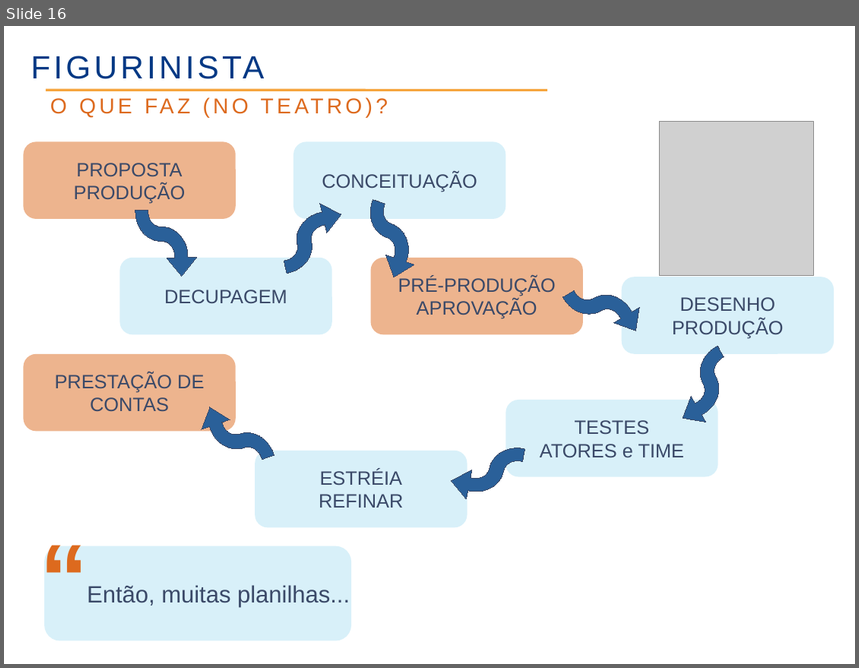
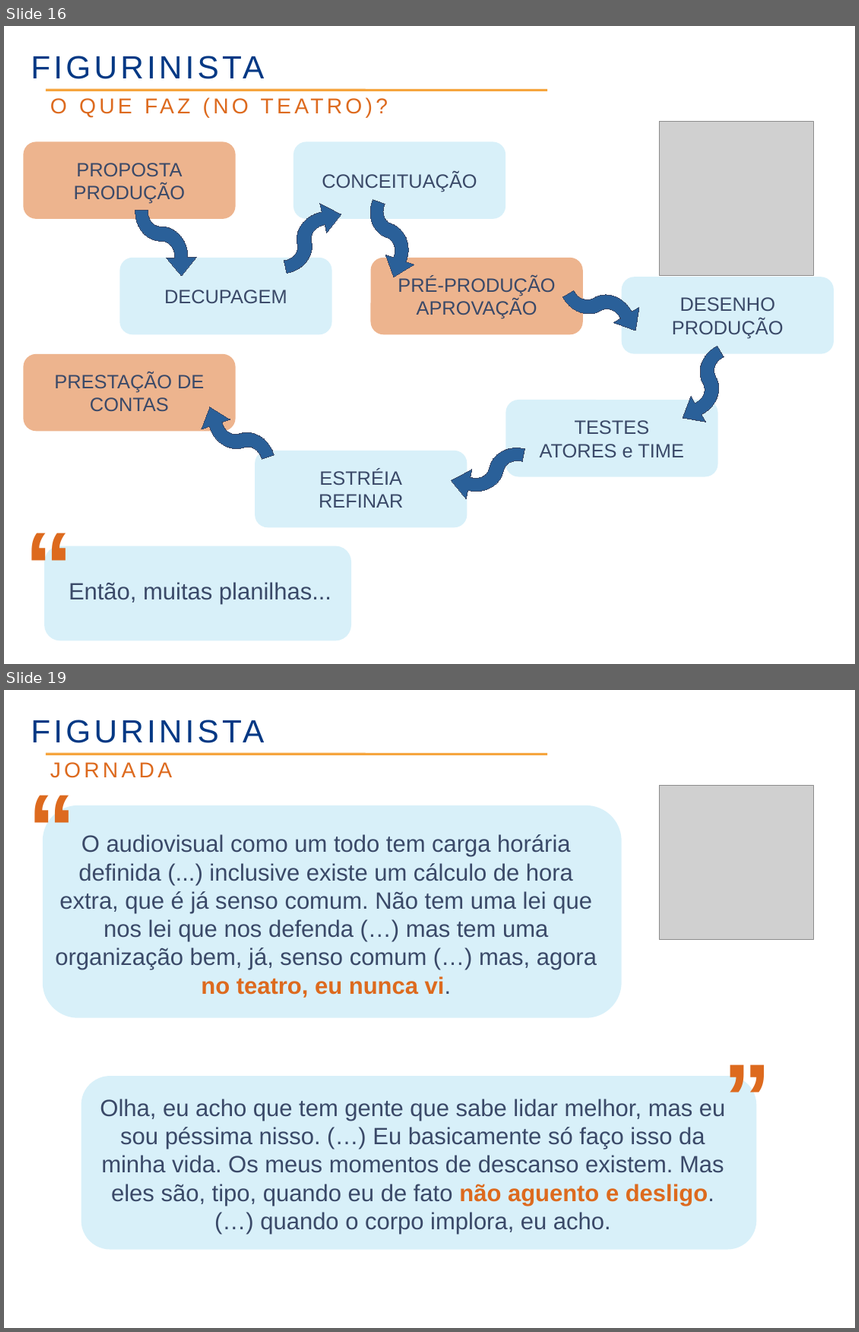
Before and after one commit to rzuquim/pos-rh, a slide deck: 02_abordagens_em_pot/seminario.odp. Shown one above the other, each under a label of ours: slide 16 before the commit, slides 16 and 19 after it; the slides between them are not shown. The pictures are 859x668 and 859x1332 pixels, drawn with LibreOffice and Linux fonts; fonts in the diff are those of the drawing; grey boxes stand for pictures; background and template pictures are left out. Boxes give left, top, right and bottom in pixels: in the first picture for what was removed or moved away, otherwise in the second. Text is boxed around its words. In the diff, an @@ line names an element or a change of style, - is before the commit and + after.

```diff
--- a/02_abordagens_em_pot/seminario.odp
+++ b/02_abordagens_em_pot/seminario.odp
@@ slide 19 added at <box>4,690,855,1328</box>, background picture (left out) @@
@@ text added at <box>31,720,264,743</box>, 30 pt, text #023884 @@
+FIGURINISTA
@@ line added from (46, 754) to (547, 754), #F6A53E 2.15 pt @@
@@ text added at <box>20,762,84,885</box>, 90 pt, text #DD6A1E, bold @@
+“
@@ text added at <box>50,762,172,778</box>, 20 pt, text #DD6A1E @@
+JORNADA
@@ picture added at <box>660,786,814,940</box> @@
@@ rounded rectangle added at <box>43,806,622,1018</box>, fill #B3E3F4 at 50% opacity @@
@@ text added at <box>55,834,597,998</box>, 22 pt, text #3A4968 @@
+O audiovisual como um todo tem carga horária definida (...) inclusive existe um cálculo de hora extra, que é já senso comum. Não tem uma lei que nos lei que nos defenda (…) mas tem uma organização bem, já, senso comum (…) mas, agora no teatro, eu nunca vi.
@@ text added at <box>686,1032,779,1156</box>, 90 pt, text #DD6A1E, bold @@
+”
@@ rounded rectangle added at <box>82,1076,757,1250</box>, fill #B3E3F4 at 50% opacity @@
@@ text added at <box>100,1099,725,1234</box>, 22 pt, text #3A4968 @@
+Olha, eu acho que tem gente que sabe lidar melhor, mas eu sou péssima nisso. (…) Eu basicamente só faço isso da minha vida. Os meus momentos de descanso existem. Mas eles são, tipo, quando eu de fato não aguento e desligo. (…) quando o corpo implora, eu acho.
@@ slide 16 changed as well @@
@@ text "“" rewrapped from <box>33,512,96,629</box> to <box>17,500,81,624</box> @@
@@ text "Então, muitas planilhas...": place and size @@
-text "Então, muitas planilhas..." at <box>87,585,350,608</box>
+text "Então, muitas planilhas..." at <box>69,582,332,605</box>
```
Also in this commit, not shown: 18 other slides changed, 19 other slides added, 5 slides removed, 7 other files.
